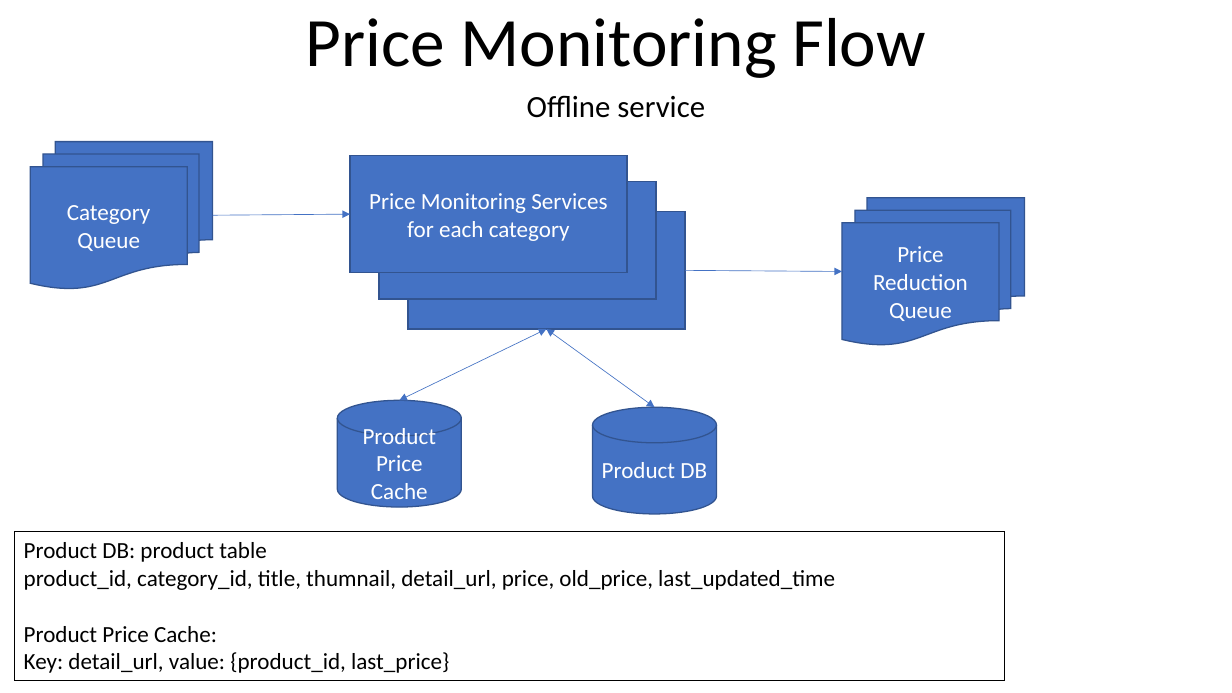
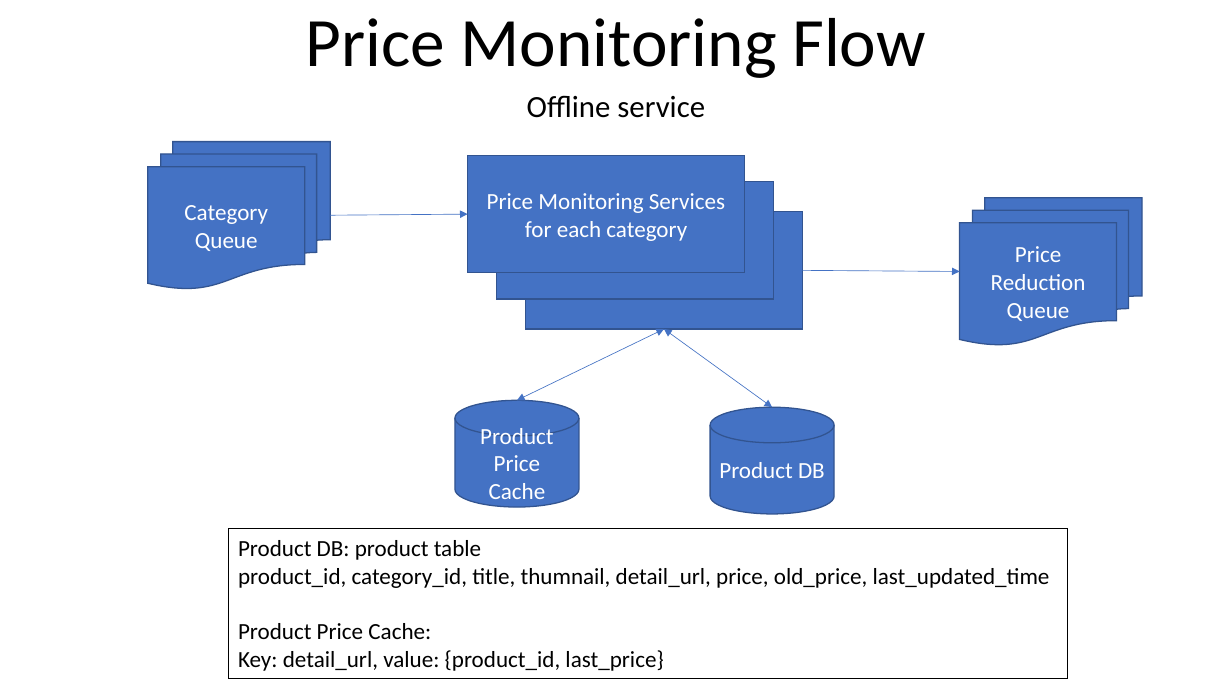
Before and after one commit to youhusky/price-monitoring-system, a slide deck: slide 3 of PriceMoinitoringDesign.pptx. Drawn at 1232x693 pixels with LibreOffice and Linux fonts; fonts in the diff are those of the drawing. Boxes give left, top, right and bottom in pixels: in the first picture for what was removed or moved away, otherwise in the second. Text is boxed around its words. In the diff, an @@ line names an element or a change of style, - is before the commit and + after.

```diff
--- a/PriceMoinitoringDesign.pptx
+++ b/PriceMoinitoringDesign.pptx
@@ rectangle: place and size @@
-rectangle at [379,182,656,299]
+rectangle at [496,182,774,299]
@@ arrow moved from (213, 215) - (350, 214) to (330, 215) - (468, 214) @@
@@ 2 cylinders, 2 rectangles, 2 flow chart multidocuments, 2 double arrows, 1 arrow: place and size @@
-2 cylinders, 2 rectangles, 2 flow chart multidocuments, 2 double arrows, 1 arrow at [30,141,1024,514]
+2 cylinders, 2 rectangles, 2 flow chart multidocuments, 2 double arrows, 1 arrow at [148,141,1142,514]
@@ rectangle "Product DB: product table": place and size @@
-rectangle "Product DB: product table" at [15,531,1005,681]
+rectangle "Product DB: product table" at [229,529,1068,678]
```
Also in this commit, not shown: 5 other slides changed, 8 other files.
